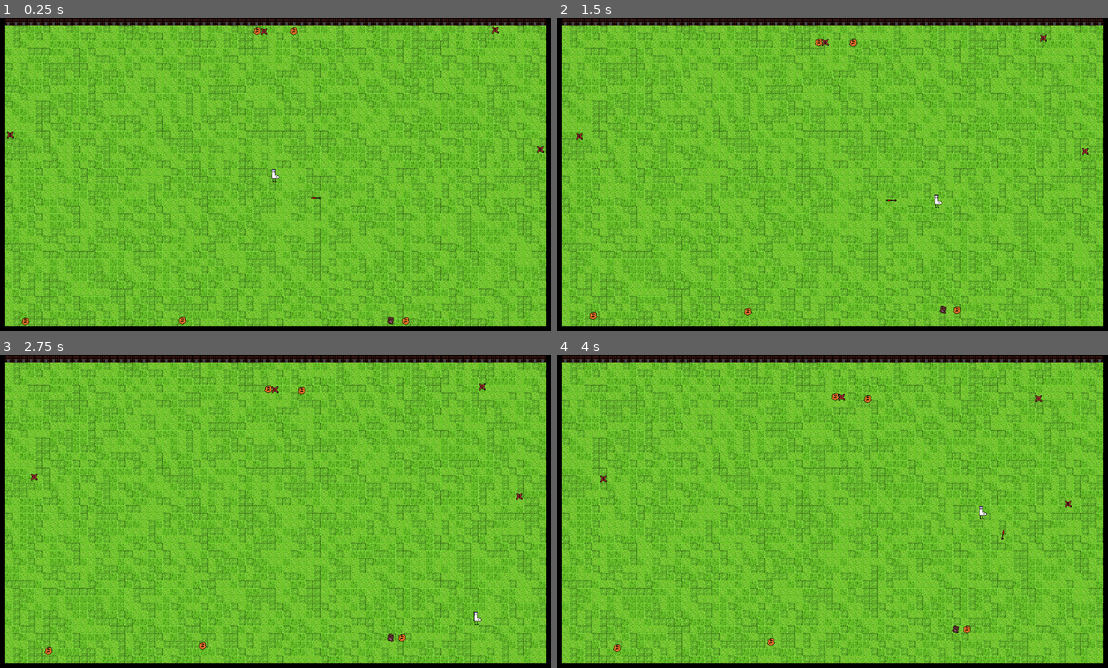
Above: before the commit, frames 1-4 (two rows, left to right).
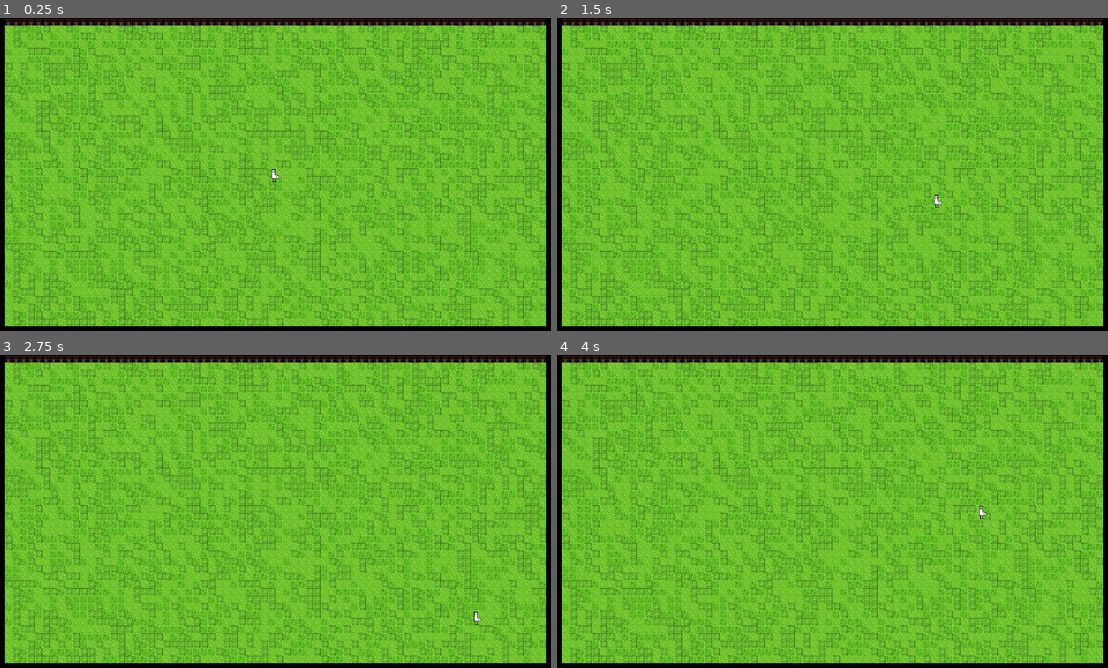
Above: after the commit, the same moments.

Repository: merlinseela/draw-a-path
Game: Godot game, scene res://main.tscn
Two runs of this game, one before a commit and one after it. Both use one fixed random seed, a clock stepped at 60 frames per second and the inputs below.
Inputs (mouse positions are in pixels of both pictures, inside the frame that each line leads up to):
- Up to frame 1 (0.25 s): no input
- Up to frame 2 (1.5 s): move the mouse to (953, 158) at 0.52 s; hold D (move_right) 0.53-1.28 s; right-click (953, 158) at 0.6 s; move the mouse to (722, 190) at 1.27 s; hold S (move_down) from 1.28 s (still down); click (722, 190) at 1.35 s
- Up to frame 3 (2.75 s): right-click (165, 527) at 1.55 s; move the mouse to (330, 442) at 2.02 s; release S (move_down) at 2.03 s; hold D (move_right) from 2.03 s (still down); right-click (330, 442) at 2.1 s
- Up to frame 4 (4 s): move the mouse to (804, 574) at 2.77 s; release D (move_right) at 2.78 s; hold W (move_up) 2.78-3.53 s; right-click (804, 574) at 2.85 s; move the mouse to (997, 558) at 3.52 s; hold A (move_left) from 3.53 s (still down); click (997, 558) at 3.6 s; right-click (997, 558) at 3.8 s

The runs differ from the first frame. In frame 1, 0.3% of the frame differs, in the area x 1-99%, y 2-99%; in frame 2, 0.3%; in frame 3, 0.2%; in frame 4, 0.3%.

Commit message:
wip commit by Darma_Fox

Diff:
--- a/main.gd
+++ b/main.gd
@@ -10,7 +10,7 @@
 
 func _ready():
 	# current enemy numbers
-	enemy_count_max = 10
+	enemy_count_max = 0
 
 	# calculate possible spawn locations
 	var size_x: int = $Tilemap/TileMap.size_x_tilemap
--- a/scenes/player/Path2D.gd
+++ b/scenes/player/Path2D.gd
@@ -39,7 +39,8 @@
 		states.IDLE:
 		# Arrow orbiting
 			tracker_orbit_degrees += 2
-			arrow_node.position = player_node.position + Vector2(idle_orbit_distance, 0).rotated(deg_to_rad(tracker_orbit_degrees))
+			var calculated_rot_arrow = player_node.position + Vector2(idle_orbit_distance, 0).rotated(deg_to_rad(tracker_orbit_degrees))
+			arrow_node.position += calculated_rot_arrow
 
 		# Arrow Pathing control
 			if arrow_path_points[0] != player_node.position:
@@ -49,7 +50,7 @@
 				_add_point_path(get_viewport().get_mouse_position())
 
 			if Input.is_action_just_pressed("mouse_click_right"):
-				arrow_node.position = Vector2(0,0)
+				arrow_node.position -= calculated_rot_arrow
 				var tracker_path_add_loop: int = 0
 				while tracker_path_add_loop < arrow_path_points.size():
 					curve.add_point(arrow_path_points[tracker_path_add_loop])
--- a/scenes/player/player.gd
+++ b/scenes/player/player.gd
@@ -29,7 +29,7 @@
 	var area_parent = area.get_parent()
 	if area.name == "AreaCollisionEnemy":
 		health -= 1
-		main_node.enemy_count -= 0
+		main_node.enemy_count -= 1
 		area_parent.free()
 	if health == 0:
 		free() #TODO: Introduce Proper Gameover Screen _> this also needs a game start Screen
